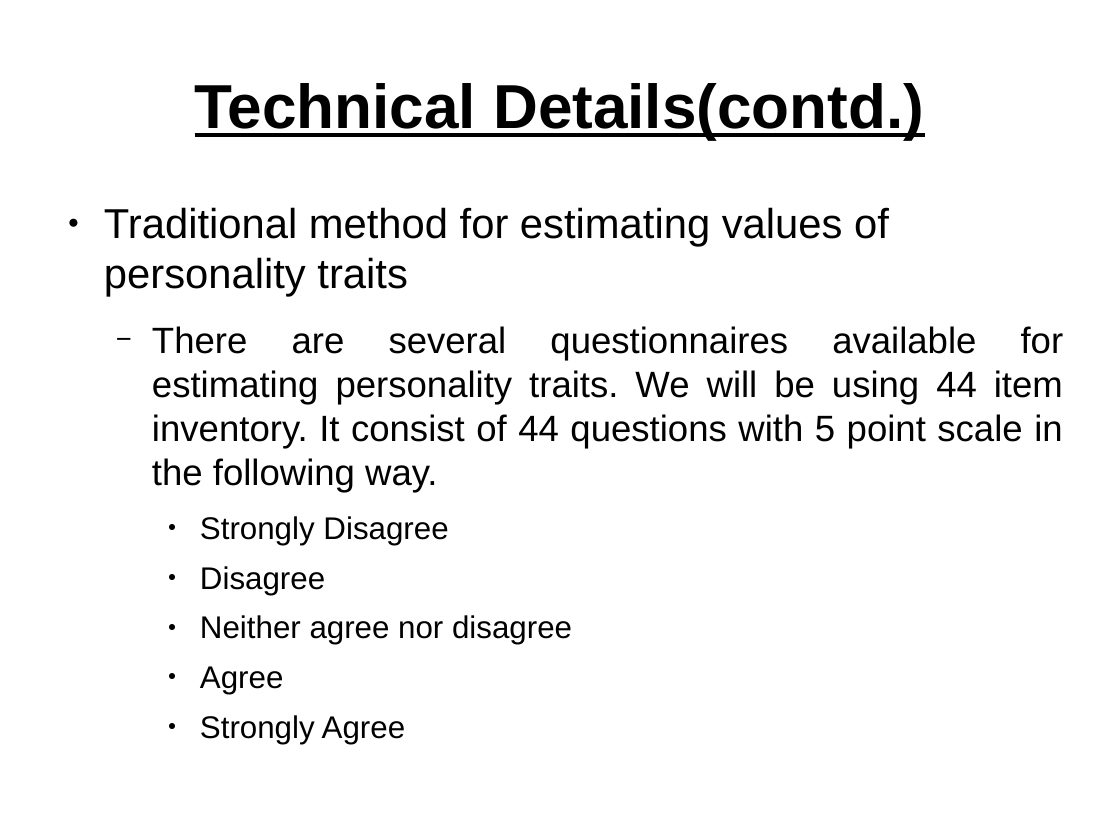
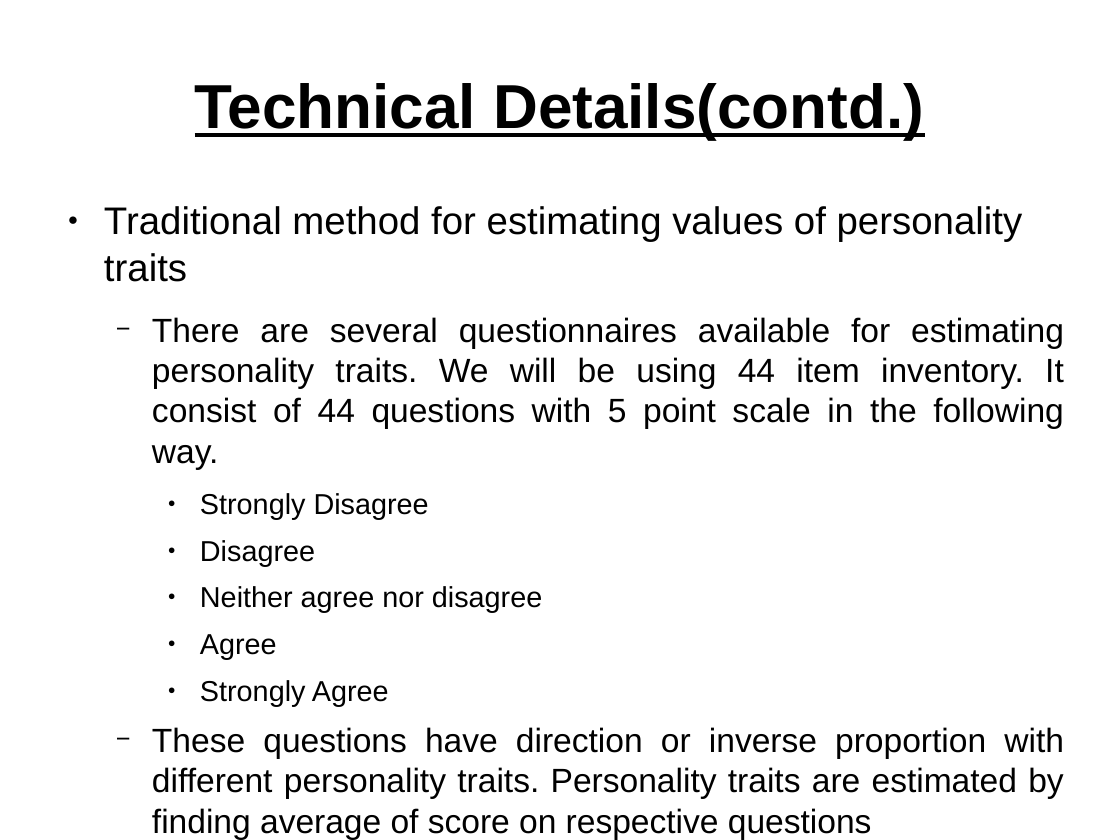
Before and after one commit to niyasc/Personality-Prediction-using-facebook-profile, a slide deck: slide 7 of Presentations/first.odp (slide 6 before the commit). Drawn at 1120x840 pixels with LibreOffice and Linux fonts; fonts in the diff are those of the drawing. Boxes give left, top, right and bottom in pixels: in the first picture for what was removed or moved away, otherwise in the second. Text is boxed around its words. In the diff, an @@ line names an element or a change of style, - is before the commit and + after.

```diff
--- a/Presentations/first.odp
+++ b/Presentations/first.odp
@@ text at bbox=[104, 206, 1064, 706]: size 29.6 to 27.2 pt in "Traditional method for estimating values of personality ..."; size 25.9 to 23.8 pt in "There are several questionnaires available for estimating ..."; size 22.2 to 20.4 pt in "Strongly Disagree", "Disagree", "Neither agree nor disagree", "Agree" and 1 more places @@
@@ text at bbox=[152, 727, 1064, 839]: paragraph added @@
+  − These questions have direction or inverse proportion with different personality traits. Personality traits are estimated by finding average of score on respective questions
```
Also in this commit, not shown: 6 other slides changed, 2 slides added, 1 slide removed, 11 other files.
